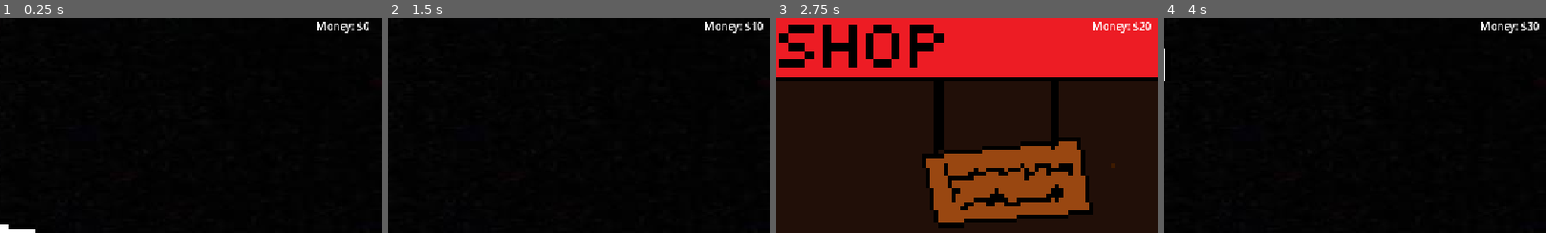
Above: before the commit, frames 1-4 (left to right).
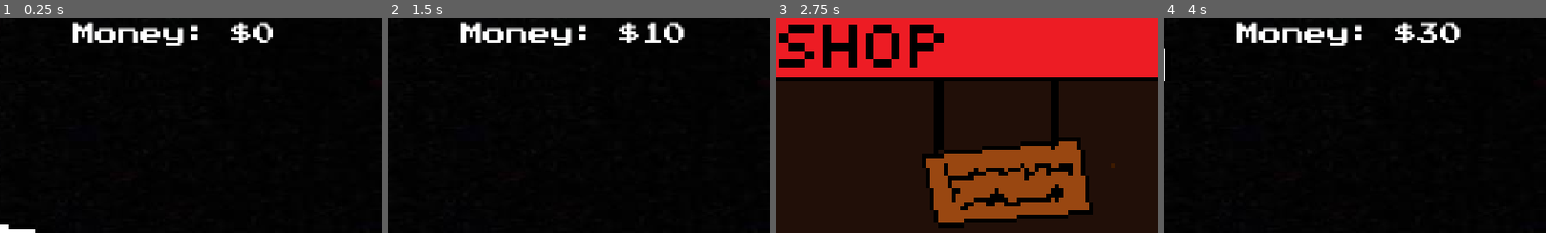
Above: after the commit, the same moments.

Repository: mathiscoolandstuff-lang/DVD-Bounce
Game: Godot game, scene res://main.tscn
Two runs of this game, one before a commit and one after it. Both use one fixed random seed, a clock stepped at 60 frames per second and the inputs below.
Inputs (mouse positions are % of the whole screen's width and height, from its top left):
- Up to frame 1 (0.25 s): no input
- Up to frame 2 (1.5 s): click (85, 87) at 0.5 s; click (85, 87) at 1.25 s
- Up to frame 3 (2.75 s): click (85, 87) at 2 s
- Up to frame 4 (4 s): tap Enter at 2.75 s
The pictures show only the part of the screen within x 50-100%, y 0-50%; the shares and areas given below are measured in that part.

The runs differ from the first frame. In frame 1, 2.6% of the frame differs, in the area x 19-97%, y 1-13%; in frame 2, 2.8%; in frame 3, 0.4%; in frame 4, 2.9%, in the area x 19-99%, y 1-13%.

Commit message:
grwt

Diff:
--- a/dvd.gd
+++ b/dvd.gd
@@ -31,3 +31,4 @@
 func _on_button_pressed() -> void:
 	print("hello")
 	$"../ShopUi".visible = !$"../ShopUi".visible
+	$"../CanvasLayer/Money".visible = !$"../CanvasLayer/Money".visible
--- a/main.tscn
+++ b/main.tscn
@@ -6,6 +6,7 @@
 [ext_resource type="Texture2D" uid="uid://rku6r8rq7qn5" path="res://pixilart-drawing (4).png" id="4_1bvp3"]
 [ext_resource type="Script" uid="uid://bglk0cfw8lbwv" path="res://shop_button.gd" id="4_7mycd"]
 [ext_resource type="Texture2D" uid="uid://c316wl62gs4oj" path="res://pixilart-drawing (5).png" id="5_lquwl"]
+[ext_resource type="FontFile" uid="uid://bbibi0pfdfhni" path="res://PressStart2P-Regular.ttf" id="7_272bh"]
 
 [sub_resource type="RectangleShape2D" id="RectangleShape2D_luqic"]
 size = Vector2(1172, 20)
@@ -86,9 +87,12 @@
 [node name="CanvasLayer" type="CanvasLayer" parent="." unique_id=2046911208]
 
 [node name="Money" type="Label" parent="CanvasLayer" unique_id=575790118]
-offset_left = 1053.0
-offset_right = 1133.0
-offset_bottom = 23.0
+offset_left = 686.0
+offset_top = 8.0
+offset_right = 992.0
+offset_bottom = 55.0
+theme_override_fonts/font = ExtResource("7_272bh")
+theme_override_font_sizes/font_size = 34
 text = "Money: $0"
 
 [connection signal="pressed" from="Shop Button/Button" to="DVD" method="_on_button_pressed"]
Binary file added: PressStart2P-Regular.ttf
Not shown, added: PressStart2P-Regular.ttf.import
